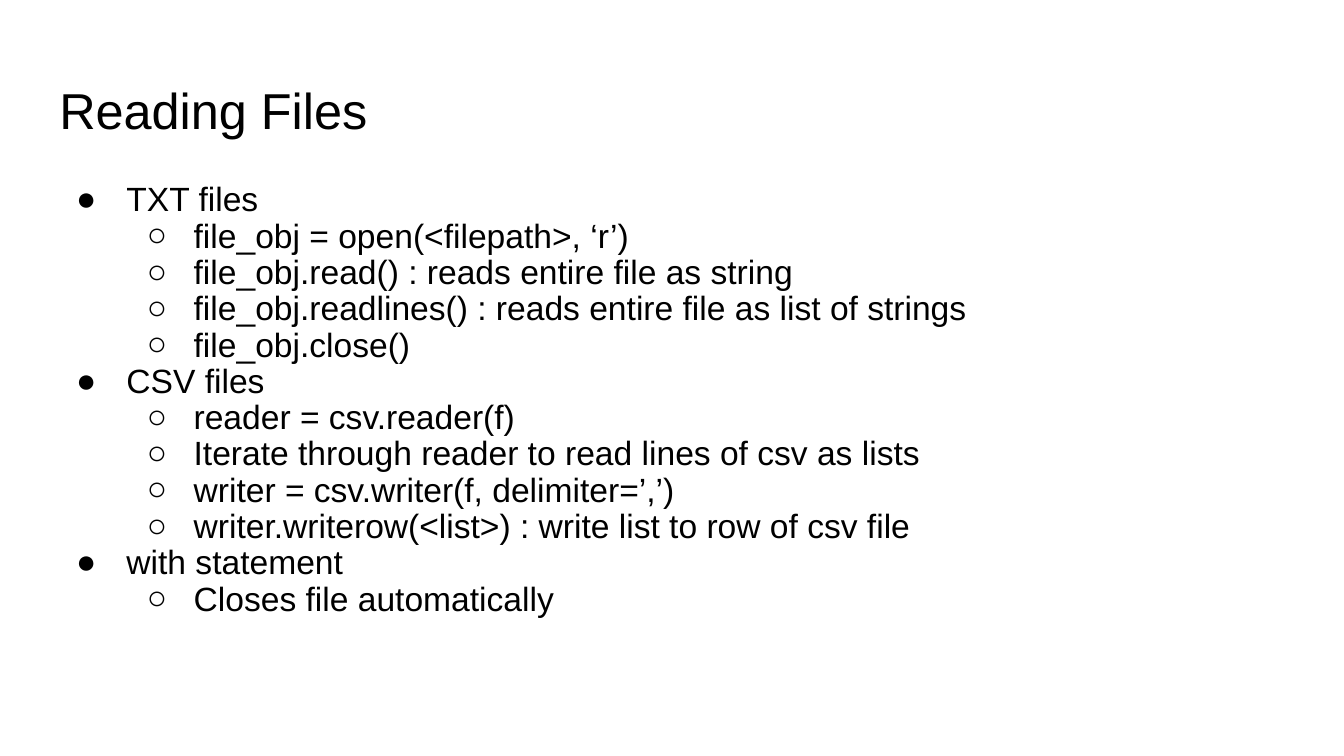
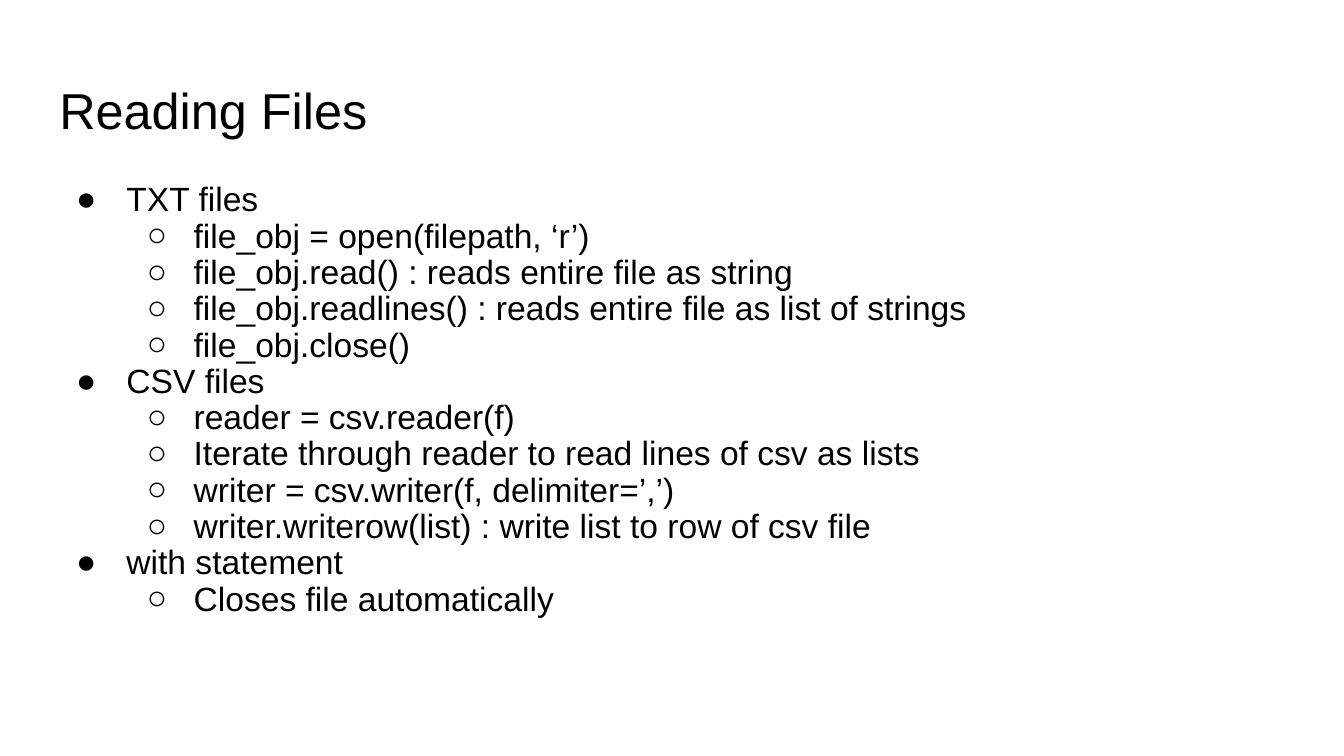
Before and after one commit to dtassew/fa22_discussion9, a slide deck: slide 4 of Discussion 9.pptx. Drawn at 1344x756 pixels with LibreOffice and Linux fonts; fonts in the diff are those of the drawing. Boxes give left, top, right and bottom in pixels: in the first picture for what was removed or moved away, otherwise in the second. Text is boxed around its words. In the diff, an @@ line names an element or a change of style, - is before the commit and + after.

```diff
--- a/Discussion 9.pptx
+++ b/Discussion 9.pptx
@@ text at bbox=[194, 223, 590, 254]: text changed @@
-  ○ file_obj = open(<filepath>, ‘r’)
+  ○ file_obj = open(filepath, ‘r’)
@@ text at bbox=[194, 513, 871, 544]: text changed @@
-  ○ writer.writerow(<list>) : write list to row of csv file
+  ○ writer.writerow(list) : write list to row of csv file
```
Also in this commit, not shown: 5 other slides changed, 2 slides added.
